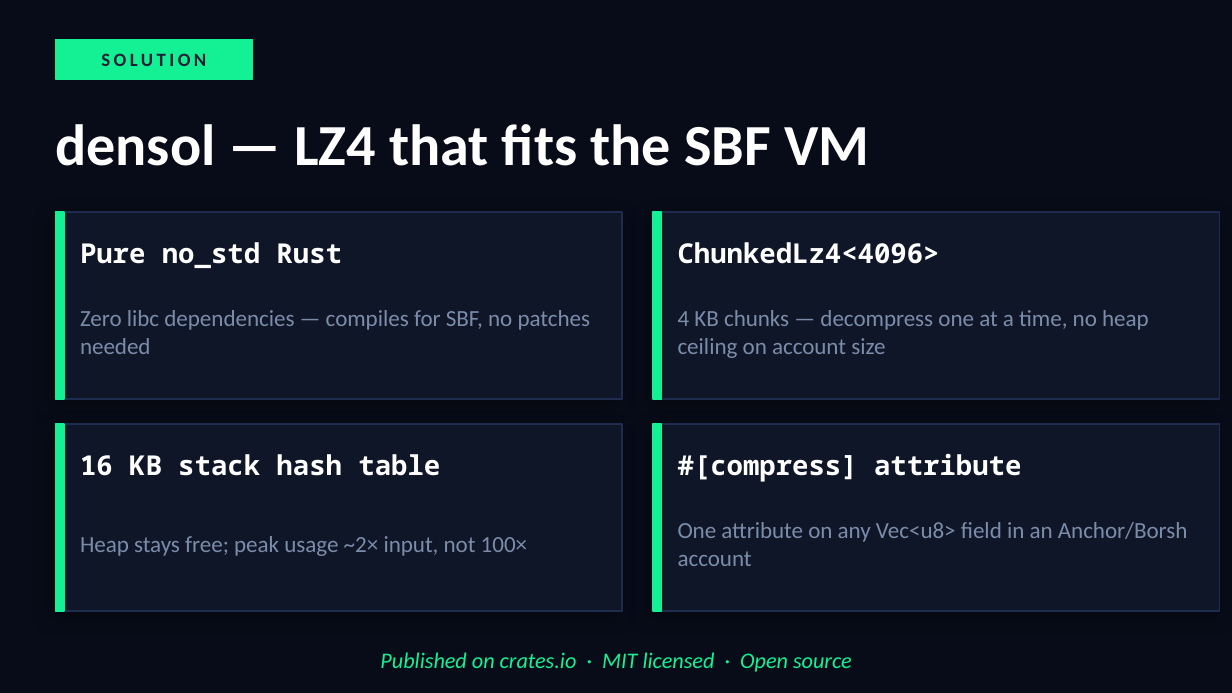
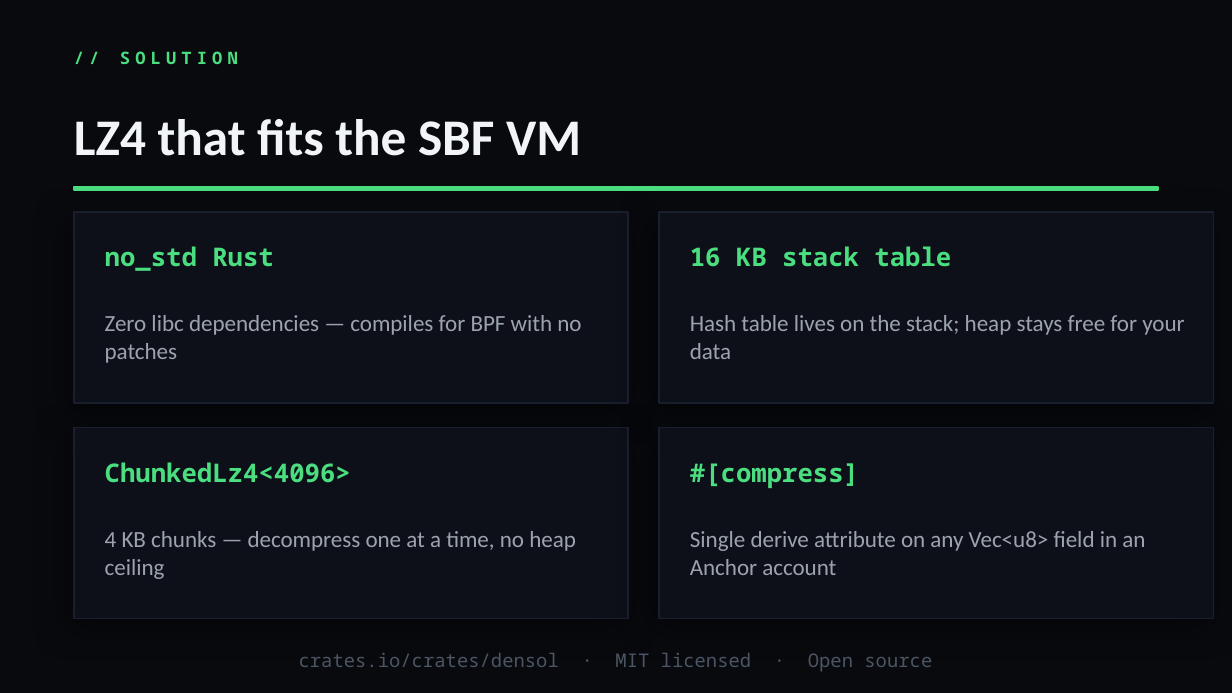
Before and after one commit to ZygmuntJakub/densol, a slide deck: slide 4 of densol_pitch.pptx. Drawn at 1232x693 pixels with LibreOffice and Linux fonts; fonts in the diff are those of the drawing. Boxes give left, top, right and bottom in pixels: in the first picture for what was removed or moved away, otherwise in the second. Text is boxed around its words. In the diff, an @@ line names an element or a change of style, - is before the commit and + after.

```diff
--- a/densol_pitch.pptx
+++ b/densol_pitch.pptx
@@ background #080C18 to #090A0E @@
@@ rectangle removed at (x1=55, y1=39, x2=253, y2=79) @@
@@ text at (x1=120, y1=51, x2=238, y2=64): text changed; size 11 to 10 pt; font Calibri to Noto Sans Mono; text colour #1A2035 to #4ADE80 @@
-SOLUTION
+// SOLUTION
@@ text at (x1=74, y1=119, x2=581, y2=156): text changed; size 34 to 30 pt; text colour #FFFFFF to #F1F5F9 @@
-densol — LZ4 that fits the SBF VM
+LZ4 that fits the SBF VM
@@ rectangle added at (x1=74, y1=187, x2=1158, y2=191), fill #4ADE80, outline #4ADE80 1 pt @@
@@ rectangle removed at (x1=55, y1=212, x2=64, y2=399) @@
@@ rectangle resized from (x1=55, y1=212, x2=622, y2=399) to (x1=74, y1=212, x2=628, y2=403) @@
@@ rectangle removed at (x1=653, y1=212, x2=662, y2=399) @@
@@ rectangle resized from (x1=653, y1=212, x2=1220, y2=399) to (x1=659, y1=212, x2=1214, y2=403) @@
@@ text at (x1=105, y1=246, x2=274, y2=271): text changed; size 16 to 15 pt; text colour #FFFFFF to #4ADE80 @@
-Pure no_std Rust
+no_std Rust
@@ text at (x1=690, y1=246, x2=951, y2=267): text changed; size 16 to 15 pt; text colour #FFFFFF to #4ADE80 @@
-16 KB stack hash table
+16 KB stack table
@@ text at (x1=105, y1=315, x2=581, y2=363): text changed; text colour #7B8CAA to #9CA3AF @@
-Zero libc dependencies — compiles for SBF, no patches needed
+Zero libc dependencies — compiles for BPF with no patches
@@ text added at (x1=690, y1=315, x2=1184, y2=359), 13.5 pt, text #9CA3AF @@
+Hash table lives on the stack; heap stays free for your data
@@ rectangle removed at (x1=55, y1=424, x2=64, y2=611) @@
@@ fill #0F1627 to #0D1018; outline #1E2D4F 1 pt to #1A1F2E 1 pt; shadow changed in 4 elements at (x1=74, y1=212, x2=628, y2=403), (x1=659, y1=212, x2=1214, y2=403), (x1=659, y1=428, x2=1214, y2=618), (x1=74, y1=428, x2=628, y2=618) @@
@@ rectangle resized from (x1=55, y1=424, x2=622, y2=611) to (x1=74, y1=428, x2=628, y2=618) @@
@@ text "ChunkedLz4<4096>" moved from (x1=678, y1=242, x2=940, y2=264) to (x1=105, y1=462, x2=351, y2=483) @@
@@ text "ChunkedLz4<4096>" at (x1=105, y1=462, x2=351, y2=483): size 16 to 15 pt, text colour #FFFFFF to #4ADE80 @@
@@ rectangle removed at (x1=653, y1=424, x2=662, y2=611) @@
@@ rectangle resized from (x1=653, y1=424, x2=1220, y2=611) to (x1=659, y1=428, x2=1214, y2=618) @@
@@ text at (x1=690, y1=463, x2=859, y2=488): text changed; size 16 to 15 pt; text colour #FFFFFF to #4ADE80 @@
-#[compress] attribute
+#[compress]
@@ text removed at (x1=80, y1=536, x2=527, y2=556) @@
-Heap stays free; peak usage ~2× input, not 100×
@@ text at (x1=105, y1=531, x2=576, y2=579): text changed; text colour #7B8CAA to #9CA3AF @@
-4 KB chunks — decompress one at a time, no heap ceiling on account size
+4 KB chunks — decompress one at a time, no heap ceiling
@@ text at (x1=690, y1=531, x2=1145, y2=575): text changed; text colour #7B8CAA to #9CA3AF @@
-One attribute on any Vec<u8> field in an Anchor/Borsh account
+Single derive attribute on any Vec<u8> field in an Anchor account
@@ text at (x1=299, y1=653, x2=932, y2=672): text changed; size 13 to 11 pt; font Calibri to Noto Sans Mono; text colour #14F195 to #4B5563; italic off @@
-Published on crates.io · MIT licensed · Open source
+crates.io/crates/densol · MIT licensed · Open source
```
Also in this commit, not shown: 5 other slides changed, 1 slide added, 1 slide removed, 1 other file.
